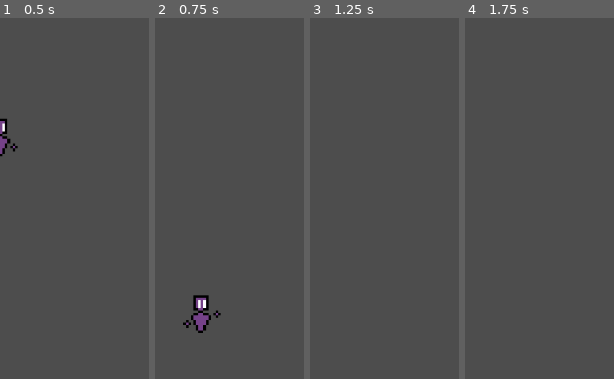
Above: before the commit, frames 1-4 (left to right).
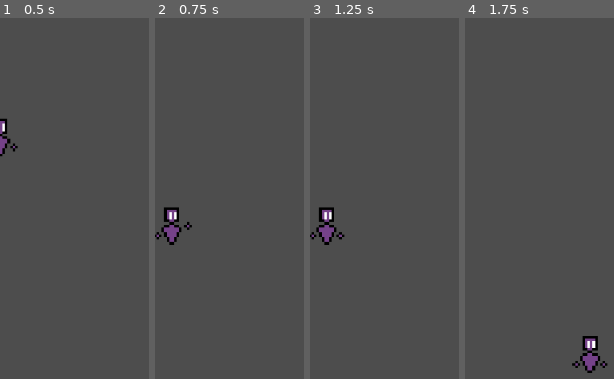
Above: after the commit, the same moments.

Repository: paruparo-dev/dreams-and-nightmares
Game: Godot game, scene res://src/characters/TestPlayer.tscn
Two runs of this game, one before a commit and one after it. Both use one fixed random seed, a clock stepped at 60 frames per second and the inputs below. This scene is started directly instead of the project's main scene.
Inputs:
- Up to frame 1 (0.5 s): no input
- Up to frame 2 (0.75 s): hold D (MoveRight) from 0.53 s (still down); tap J (Attack) at 0.6 s
- Up to frame 3 (1.25 s): keep holding D (MoveRight); tap W (Jump) at 0.77 s
- Up to frame 4 (1.75 s): keep holding D (MoveRight); tap Enter at 1.25 s; tap S (LookDown) at 1.35 s; tap W (Jump) at 1.52 s

Frame 1 is identical in both runs. In frame 2, 2.2% of the frame differs, in the area x 0-45%, y 52-88%; in frame 3, 1.1%; in frame 4, 1.1%.
Error in both runs: Invalid call. Nonexistent function 'bind' in base 'Nil'. (res://src/characters/TestPlayer.gd:25)

Commit message:
feat: change collision size/radius and position

Diff:
--- a/src/characters/TestPlayer.tscn
+++ b/src/characters/TestPlayer.tscn
@@ -91,9 +91,6 @@
 "speed": 12.0
 }]
 
-[sub_resource type="CircleShape2D" id="CircleShape2D_fsvvc"]
-radius = 24.0
-
 [sub_resource type="Animation" id="Animation_etiq1"]
 resource_name = "Attack"
 length = 1.000008363135904
@@ -121,6 +118,9 @@
 &"Attacking": SubResource("Animation_etiq1")
 }
 
+[sub_resource type="CircleShape2D" id="CircleShape2D_fsvvc"]
+radius = 16.0
+
 [sub_resource type="CapsuleShape2D" id="CapsuleShape2D_2i4xv"]
 radius = 8.0
 height = 32.0
@@ -142,6 +142,9 @@
 frame = 7
 frame_progress = 1.0
 
+[node name="AnimationPlayer" type="AnimationPlayer" parent="." unique_id=260116546]
+libraries/ = SubResource("AnimationLibrary_0f264")
+
 [node name="StateMachine" type="Node" parent="." unique_id=661369049]
 script = ExtResource("3_nvfkx")
 metadata/_custom_type_script = "uid://vgdvj58go04a"
@@ -173,7 +176,7 @@
 metadata/_custom_type_script = "uid://cwvi48olyemdg"
 
 [node name="CollisionShape2D" type="CollisionShape2D" parent="StateMachine/Attacking/HitboxComponent" unique_id=2047713744]
-position = Vector2(24, -16)
+position = Vector2(16, -16)
 shape = SubResource("CircleShape2D_fsvvc")
 debug_color = Color(1, 0, 0, 0.41960785)
 
